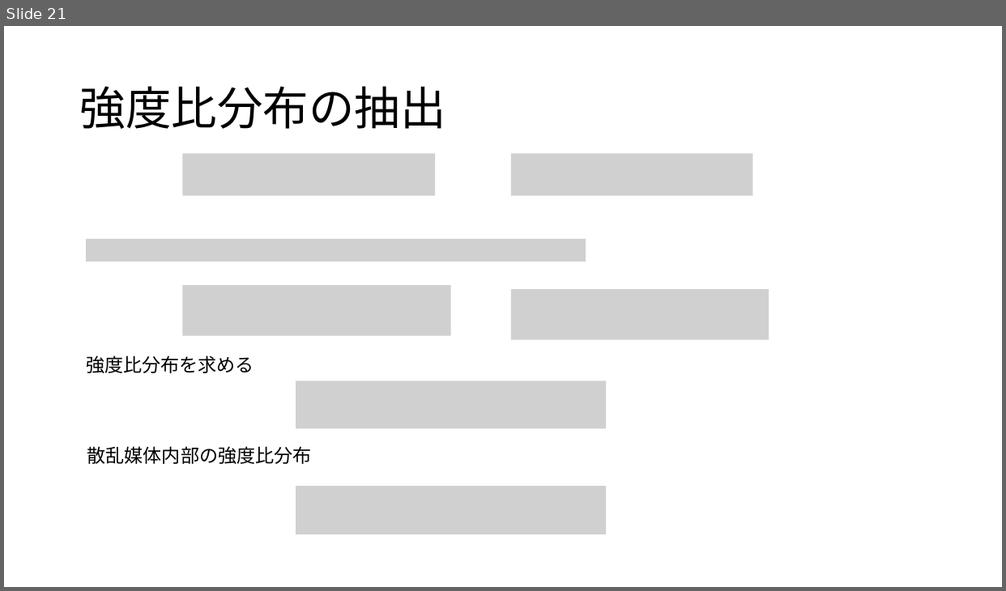
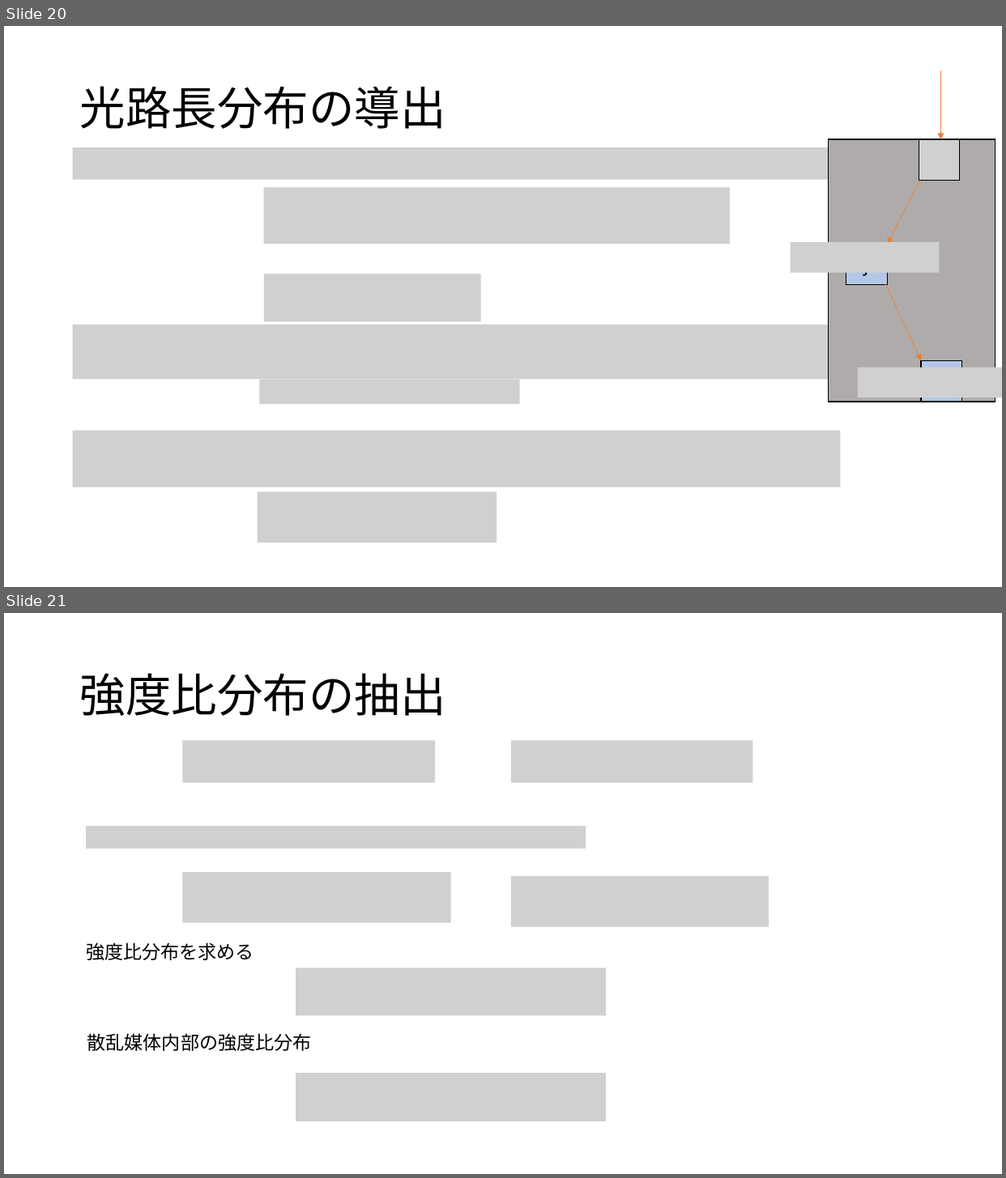
Before and after one commit to atuyoti/dot, a slide deck: slide/0519.pptx. Shown one above the other, each under a label of ours: slide 21 before the commit, slides 20 and 21 after it. The pictures are 1006x591 and 1006x1178 pixels, drawn with LibreOffice and Linux fonts; fonts in the diff are those of the drawing; grey boxes stand for pictures. Boxes give left, top, right and bottom in pixels: in the first picture for what was removed or moved away, otherwise in the second. Text is boxed around its words. In the diff, an @@ line names an element or a change of style, - is before the commit and + after.

```diff
--- a/slide/0519.pptx
+++ b/slide/0519.pptx
@@ slide 20 added at (4,26,1002,587), background #FFFFFF @@
@@ arrow added from (941, 71) to (941, 139), #ED7D31 0.5 pt @@
@@ title added at (80,86,446,129), 44 pt, text #000000 @@
+光路長分布の導出
@@ rectangle added at (829,139,995,403), fill #AFABAB, outline #000000 1 pt @@
@@ picture added at (918,139,960,181) @@
@@ picture added at (73,148,841,179) @@
@@ picture added at (264,188,730,244) @@
@@ arrow added from (919, 181) to (888, 244), #ED7D31 0.5 pt @@
@@ picture added at (791,242,940,272) @@
@@ rectangle added at (846,244,888,285), fill #B4C7E7, outline #000000 1 pt, 18 pt, text #000000 @@
+j
@@ picture added at (264,274,481,322) @@
@@ arrow added from (886, 284) to (921, 361), #ED7D31 0.5 pt @@
@@ picture added at (73,325,841,379) @@
@@ rectangle added at (921,361,962,402), fill #B4C7E7, outline #000000 1 pt @@
@@ picture added at (259,379,520,404) @@
@@ picture added at (859,367,1002,397) @@
@@ picture added at (73,431,841,488) @@
@@ picture added at (257,493,496,544) @@
```
Also in this commit, not shown: 1 slide changed, 1 other slide added, 1 slide removed, 3 other files.
